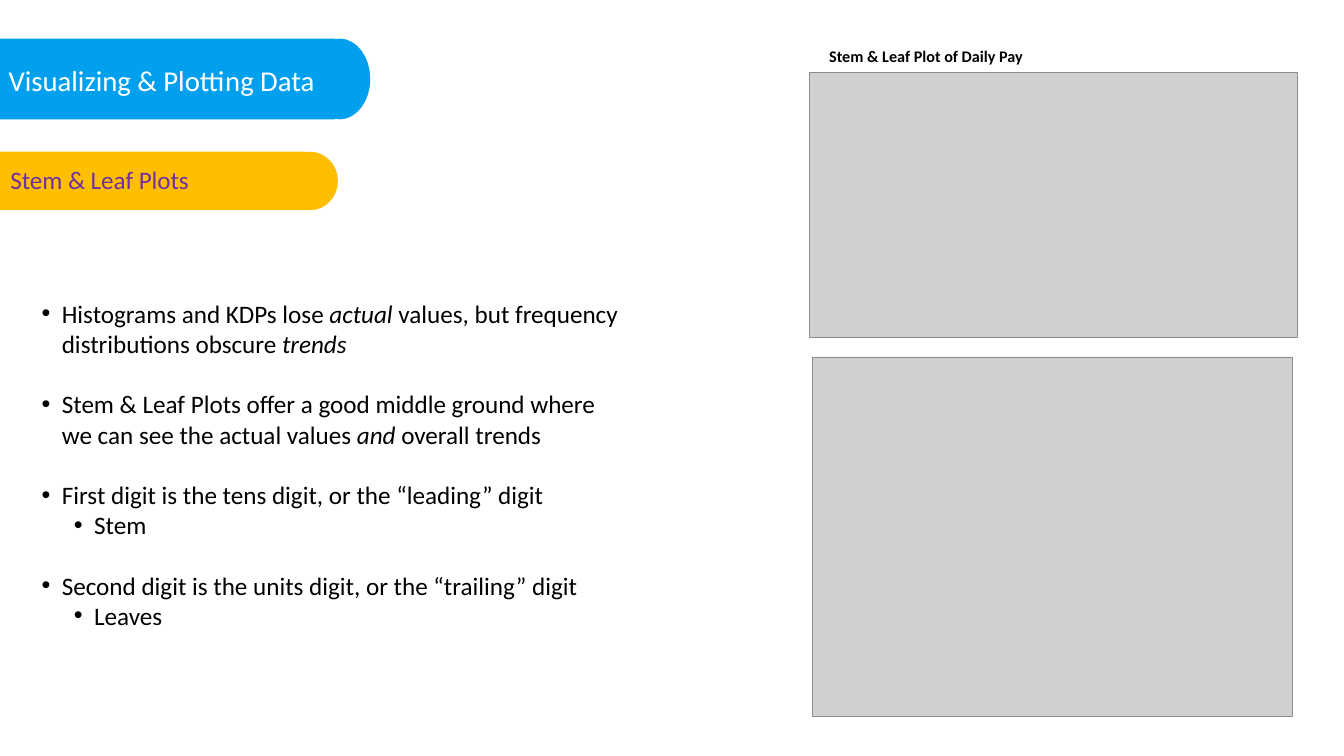
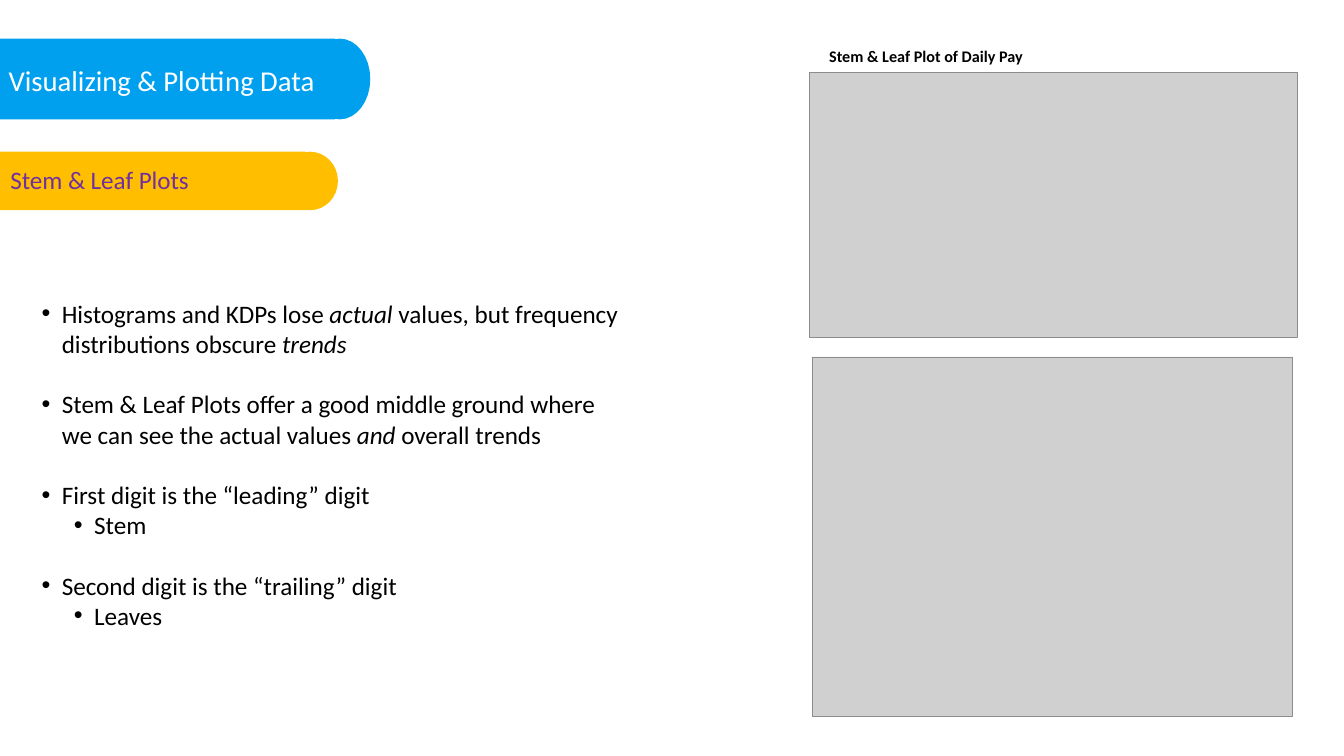
Before and after one commit to gmg20/PsychoStat, a slide deck: slide 6 of Statistics Concepts/Describing&ExploringData.pptx. Drawn at 1344x756 pixels with LibreOffice and Linux fonts; fonts in the diff are those of the drawing; grey boxes stand for pictures. Boxes give left, top, right and bottom in pixels: in the first picture for what was removed or moved away, otherwise in the second. Text is boxed around its words. In the diff, an @@ line names an element or a change of style, - is before the commit and + after.

Commit message:
update

```diff
--- a/Statistics Concepts/Describing&ExploringData.pptx
+++ b/Statistics Concepts/Describing&ExploringData.pptx
@@ text at bbox=[62, 486, 370, 509]: text changed @@
-• First digit is the tens digit, or the “leading” digit
+• First digit is the “leading” digit
@@ text at bbox=[62, 577, 397, 600]: text changed @@
-• Second digit is the units digit, or the “trailing” digit
+• Second digit is the “trailing” digit
```
Also in this commit, not shown: 3 other slides changed.
